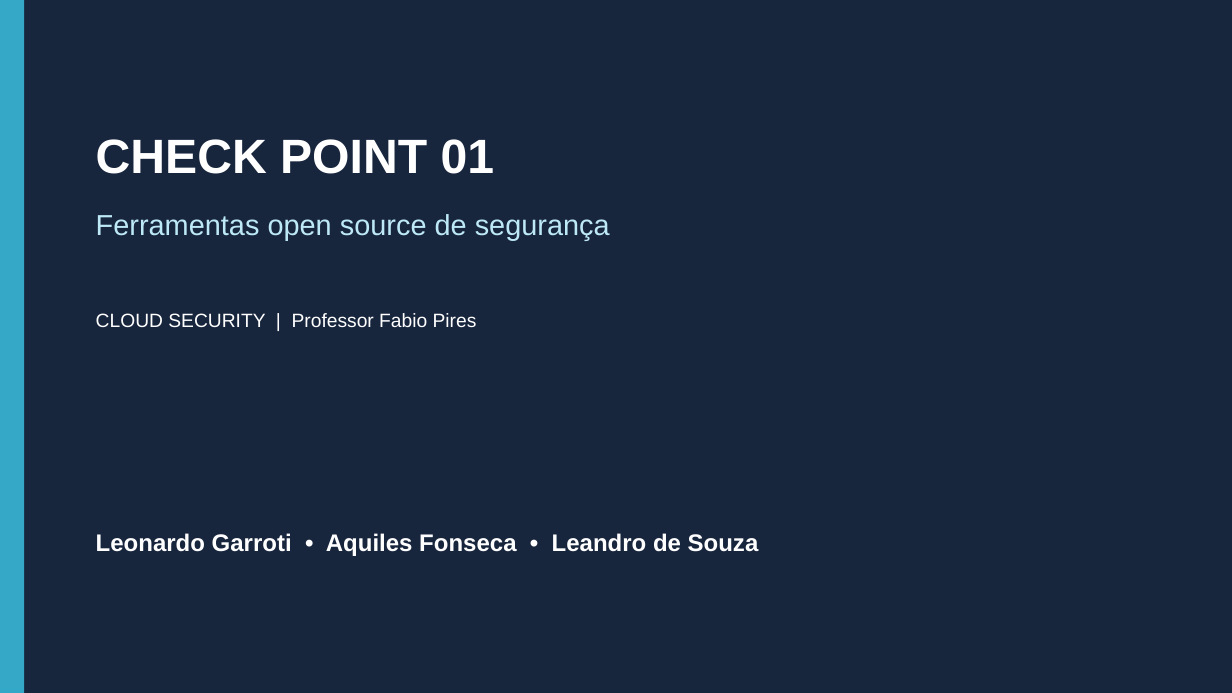
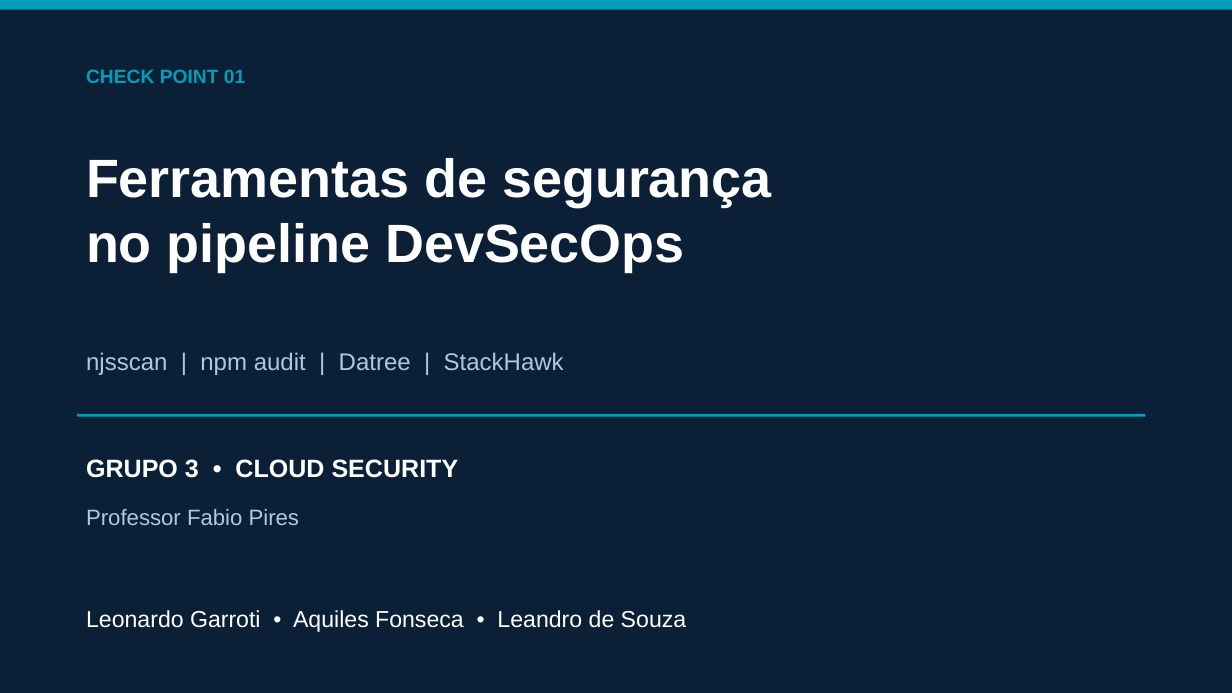
Before and after one commit to garrotii/cp01-cloud-security-grupo-3, a slide deck: slide 1 of docs/APRESENTACAO-GRUPO-3.pptx. Drawn at 1232x693 pixels with LibreOffice and Linux fonts; fonts in the diff are those of the drawing. Boxes give left, top, right and bottom in pixels: in the first picture for what was removed or moved away, otherwise in the second. Text is boxed around its words. In the diff, an @@ line names an element or a change of style, - is before the commit and + after.

```diff
--- a/docs/APRESENTACAO-GRUPO-3.pptx
+++ b/docs/APRESENTACAO-GRUPO-3.pptx
@@ background #17253D to #0B2037 @@
@@ rectangle removed at (0,0,24,693) @@
@@ rectangle added at (0,0,1232,9), fill #009FB9 @@
@@ text "CHECK POINT 01": place and size @@
-text "CHECK POINT 01" at (96,139,495,174)
+text "CHECK POINT 01" at (86,69,245,83)
@@ text "CHECK POINT 01" at (86,69,245,83): size 37.5 to 15 pt, text colour #FFFFFF to #009FB9; vertical alignment middle to top @@
@@ text "Ferramentas de segurança" at (86,158,772,272): vertical alignment middle to top @@
@@ text at (86,158,772,272): text changed; size 22.5 to 42 pt; text colour #BDE8F5 to #FFFFFF; bold on @@
-Ferramentas open source de segurança
+Ferramentas de segurança
+no pipeline DevSecOps
@@ text "njsscan | npm audit | ..." at (86,352,564,375): vertical alignment middle to top @@
@@ text at (86,352,564,375): text changed; size 15 to 18.8 pt; text colour #FFFFFF to #ACCADC @@
-CLOUD SECURITY | Professor Fabio Pires
+njsscan | npm audit | Datree | StackHawk
@@ rectangle added at (77,414,1145,417), fill #009FB9 @@
@@ text added at (86,459,459,478), 19.5 pt, text #FFFFFF, bold @@
+GRUPO 3 • CLOUD SECURITY
@@ text added at (86,509,299,525), 17.2 pt, text #ACCADC @@
+Professor Fabio Pires
@@ text "Leonardo Garroti • Aquiles Fonseca ...": place and size @@
-text "Leonardo Garroti • Aquiles Fonseca ..." at (96,533,759,556)
+text "Leonardo Garroti • Aquiles Fonseca ..." at (86,610,686,632)
@@ text "Leonardo Garroti • Aquiles Fonseca ..." at (86,610,686,632): size 18.8 to 18 pt, bold off; vertical alignment middle to top @@
```
Also in this commit, not shown: 1 other slide changed, 27 slides added, 22 slides removed, 7 other files.
